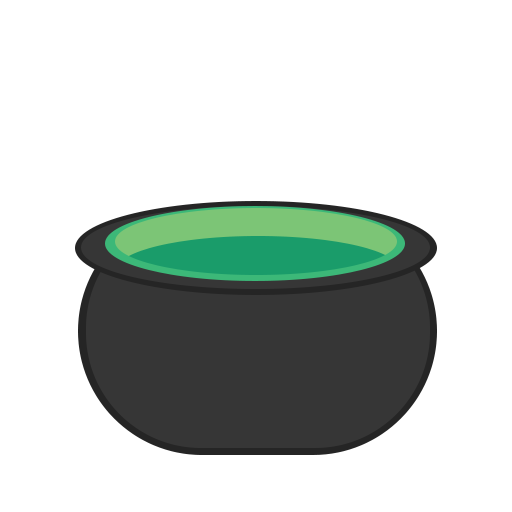
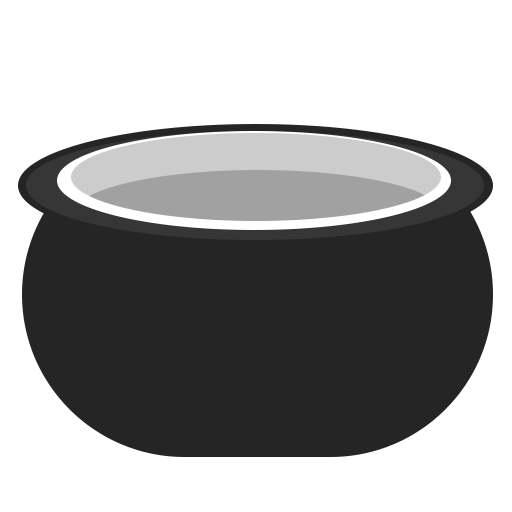
Layers edited between the first and the second 512 x 512 image:
painted on "Ellipse 1 copy 2" over <box>73,170,443,303</box>
painted on "Ellipse 1 copy" over <box>71,133,441,275</box>
painted on "Ellipse 1 copy 4" over <box>57,131,451,281</box>
painted on "Ellipse 1 copy 3" over <box>26,131,484,289</box>
painted on "Ellipse 1" over <box>18,124,493,295</box>
painted on "Rounded Rectangle 1 copy" over <box>32,140,483,448</box>
painted on "Rounded Rectangle 1" over <box>22,132,493,457</box>
